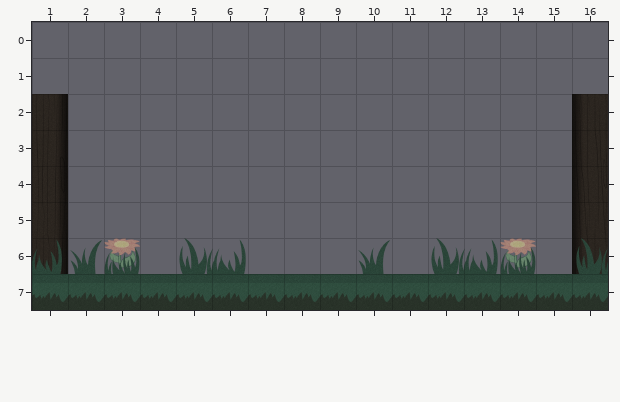
A Tiled map gets an edit: game/2.tmx. The first picture shows the starting point.
Cells are 128x128 px. Shown: x 1..16, y 0..7. The old version is drawn lined up with the new one.
New version:
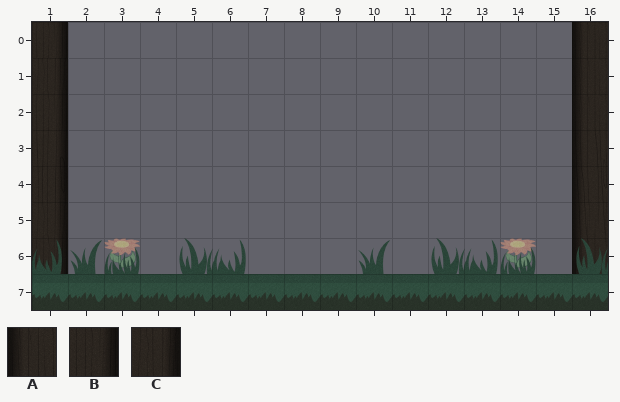
Key: from "default": A 46, B 47, C 80.
_ is an empty cell.
Difference:
map size 18x7 -> 18x10 cells (old content now starts at 0,2; both pictures use the new coordinates)
Layer "Tile Layer 1":
y 0: x 1 _ -> B; x 16 _ -> A
y 1: x 1 _ -> C; x 16 _ -> A
Boxes around the changes in both pictures, in picture pixels (x1, y1, x2, y2):
added: (32, 22, 68, 94)
added: (572, 22, 608, 94)
